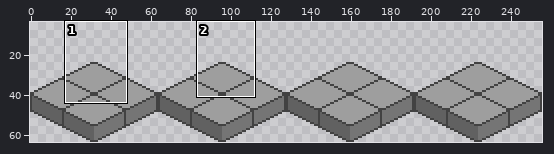
Pixel-art file -- lamp-sprite.aseprite. Above, an overview of the earlier version with the close-up marked.
Close-up. As it was:
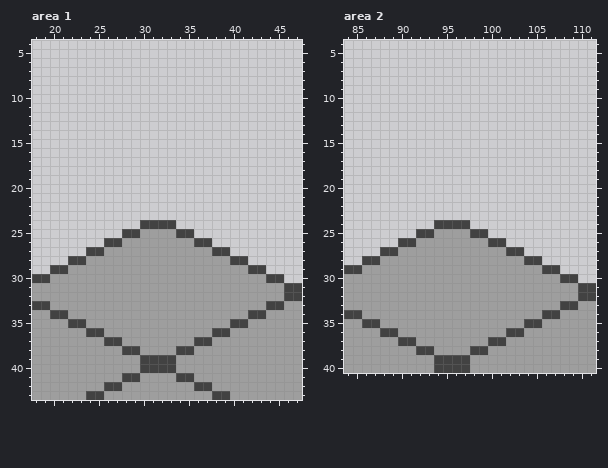
256x64 pixels, 1 frame. Colours within 5 levels of each other are drawn and written as one. Shown: area 1: x 18..47, y 4..43; area 2: x 84..111, y 4..40. The wide view leaves out empty margins.
Now the later version:
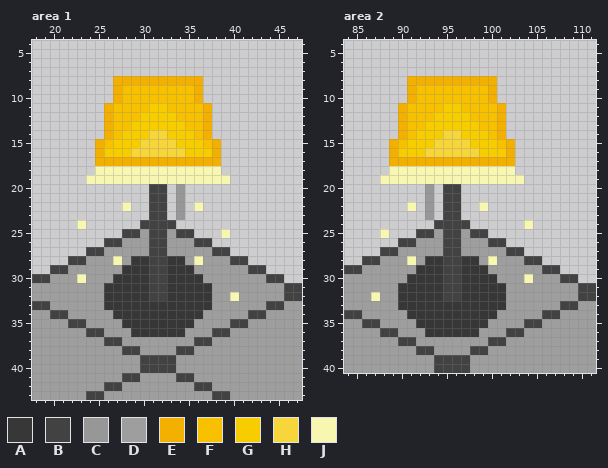
Palette (. is transparent): A #373737  B #424242  C #979797  D #9e9e9e  E #f4b001  F #f7c100  G #f7cd00  H #f7d63b  J #f7f7b2
From the commit log: Front view
Diff:
Area 1, layer "Layer 3":
The edit turns colour D into colour A in row 28 at x 29 to 30 and 33 to 34; in row 29 at x 28 to 30 and 33 to 35; in row 30 at x 27 to 30 and 33 to 36; in rows 31 to 32 at x 26 to 30 and 33 to 37; in row 33 at x 26 to 37; in row 34 at x 27 to 36.
The edit turns colour D into colour A in row 35 at x 28 to 35; in row 36 at x 29 to 34.
There is now colour B in rows 20 to 23 at x 31 to 32.
The edit turns colour D into colour B in rows 25 to 32 at x 31 to 32.
There is now colour C in rows 20 to 23 at x 34.
There is now colour E in row 8 at x 27 to 36; in rows 9 to 10 at x 27 and 36; in rows 11 to 14 at x 26 and 37; in rows 15 to 16 at x 25 and 38; in row 17 at x 25 to 38.
There is now colour F in rows 9 to 10 at x 28 to 35; in row 11 at x 27 to 30 and 33 to 36; in row 12 at x 27 to 29 and 34 to 36; in row 13 at x 27 to 28 and 35 to 36; in row 14 at x 27 and 36; in row 15 at x 26 and 37.
There is now colour G in row 11 at x 31 to 32; in row 12 at x 30 to 33; in row 13 at x 29 to 34; in row 14 at x 28 to 30 and 33 to 35; in row 15 at x 27 to 29 and 34 to 36; in row 16 at x 26 to 28 and 35 to 37.
There is now colour H in row 14 at x 31 to 32; in row 15 at x 30 to 33; in row 16 at x 29 to 34.
There is now colour J in row 18 at x 25 to 38; in row 19 at x 24 to 39; in row 22 at x 28 and 36; in row 24 at x 23; in row 25 at x 39.
The edit turns colour D into colour J in row 28 at x 27 and 36; in row 30 at x 23; in row 32 at x 40.
Area 2, layer "Layer 3":
The edit turns colour D into colour A in row 28 at x 93 to 94 and 97 to 98; in row 29 at x 92 to 94 and 97 to 99; in row 30 at x 91 to 94 and 97 to 100; in rows 31 to 32 at x 90 to 94 and 97 to 101; in row 33 at x 90 to 101; in row 34 at x 91 to 100.
The edit turns colour D into colour A in row 35 at x 92 to 99; in row 36 at x 93 to 98.
There is now colour B in rows 20 to 23 at x 95 to 96.
The edit turns colour D into colour B in rows 25 to 32 at x 95 to 96.
There is now colour C in rows 20 to 23 at x 93.
There is now colour E in row 8 at x 91 to 100; in rows 9 to 10 at x 91 and 100; in rows 11 to 14 at x 90 and 101; in rows 15 to 16 at x 89 and 102; in row 17 at x 89 to 102.
There is now colour F in rows 9 to 10 at x 92 to 99; in row 11 at x 91 to 94 and 97 to 100; in row 12 at x 91 to 93 and 98 to 100; in row 13 at x 91 to 92 and 99 to 100; in row 14 at x 91 and 100; in row 15 at x 90 and 101.
There is now colour G in row 11 at x 95 to 96; in row 12 at x 94 to 97; in row 13 at x 93 to 98; in row 14 at x 92 to 94 and 97 to 99; in row 15 at x 91 to 93 and 98 to 100; in row 16 at x 90 to 92 and 99 to 101.
There is now colour H in row 14 at x 95 to 96; in row 15 at x 94 to 97; in row 16 at x 93 to 98.
There is now colour J in row 18 at x 89 to 102; in row 19 at x 88 to 103; in row 22 at x 91 and 99; in row 24 at x 104; in row 25 at x 88.
The edit turns colour D into colour J in row 28 at x 91 and 100; in row 30 at x 104; in row 32 at x 87.
Boxes around the changes in both close-ups, in picture pixels (x1, y1, x2, y2):
changed: (77, 76, 239, 337)
changed: (371, 76, 533, 337)
